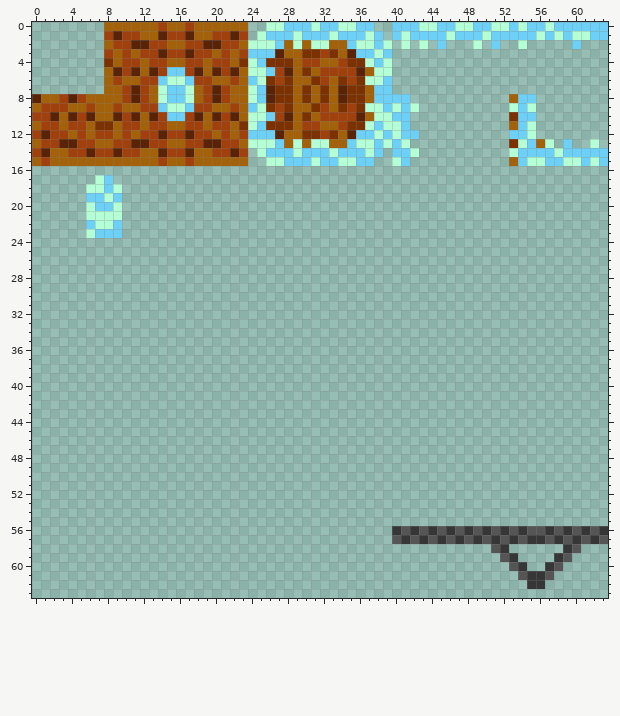
One commit to this pixel-art sprite: sprites/spr_map_tileset/59a2f0df-8a1e-41e2-87d5-6d1b824e0f55.png. Above, as it was before the edit.
The file is 64x64 pixels.
Once edited:
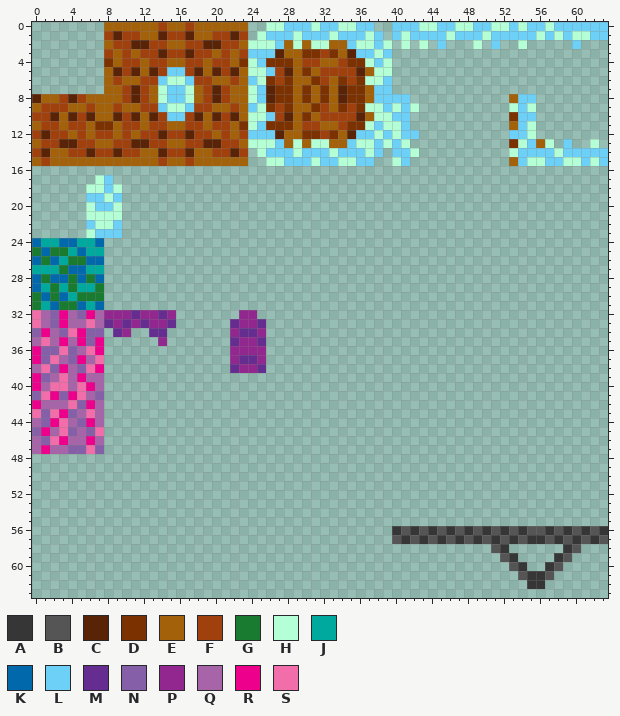
Palette (. is transparent): A #363636  B #555555  C #592307  D #7c3100  E #a3620a  F #a0410d  G #197b30  H #b5ffd6  J #00a99d  K #0068ab  L #6dd0f7  M #662d91  N #8560a9  P #92278f  Q #a864a9  R #ed008c  S #f16eaa
From old to new:
The edit adds colour G in row 25 at x 0 and 2 to 3; in row 26 at x 1 and 4 to 5; in row 27 at x 3; in row 28 at x 1, 4 and 6; in row 29 at x 2, 4 and 7; in row 30 at x 0, 2 and 5 to 7.
The edit adds colour G in row 31 at x 0 and 3 to 4.
The edit adds colour J in row 24 at x 1 to 2 and 5 to 6; in row 25 at x 4 and 6 to 7; in row 26 at x 3; in row 27 at x 0 to 2 and 6 to 7; in row 29 at x 1, 3 and 5 to 6; in row 30 at x 4.
The edit adds colour J in row 31 at x 1 and 6.
The edit adds colour K in row 24 at x 0, 3 to 4 and 7; in row 25 at x 1 and 5; in row 26 at x 0, 2 and 6 to 7; in row 27 at x 4 to 5; in row 28 at x 0, 2 to 3, 5 and 7; in row 29 at x 0.
The edit adds colour K in row 30 at x 1 and 3; in row 31 at x 2, 5 and 7.
The edit adds colour M in row 32 at x 11 and 14; in row 33 at x 8, 10, 12, 15, 22 and 25; in row 34 at x 9, 13 to 14 and 23 to 24; in row 35 at x 22 and 25; in row 37 at x 23 to 24; in row 38 at x 22 and 25.
The edit adds colour N in row 32 at x 2 and 5; in row 33 at x 2; in row 34 at x 0, 3 and 6 to 7; in row 35 at x 6; in row 36 at x 1 to 2 and 4; in row 37 at x 1 and 4.
The edit adds colour N in row 38 at x 2 and 5; in row 39 at x 1; in row 41 at x 0, 3 and 7; in row 42 at x 5; in row 43 at x 1 and 4; in row 44 at x 1 and 5.
The edit adds colour N in row 45 at x 0, 4 and 6; in row 46 at x 1; in row 47 at x 4 to 5 and 7.
The edit adds colour P in row 32 at x 8 to 10, 12 to 13, 15 and 23 to 24; in row 33 at x 9, 11, 13 to 14 and 23 to 24; in row 34 at x 10, 22 and 25; in row 35 at x 14 and 23 to 24; in row 36 at x 22 to 25; in row 37 at x 22 and 25.
The edit adds colour P in row 38 at x 23 to 24.
The edit adds colour Q in row 32 at x 1, 4 and 7; in row 33 at x 1, 4 to 5 and 7; in row 34 at x 2; in row 35 at x 0, 2 and 4; in row 36 at x 5; in row 37 at x 3 and 6.
The edit adds colour Q in row 38 at x 0 and 4; in row 39 at x 2, 4 and 6 to 7; in row 40 at x 1, 4 and 7; in row 41 at x 6; in row 42 at x 1 to 3 and 7; in row 43 at x 5 and 7.
The edit adds colour Q in row 44 at x 0, 4 and 7; in row 45 at x 2 and 5; in row 46 at x 0, 4 to 5 and 7; in row 47 at x 0 and 2 to 3.
The edit adds colour R in row 32 at x 3 and 6; in row 33 at x 3; in row 34 at x 1 and 5; in row 35 at x 3, 5 and 7; in row 36 at x 0 and 7; in row 37 at x 0 and 5.
The edit adds colour R in row 38 at x 3 and 7; in row 39 at x 0 and 5; in row 40 at x 0 and 6; in row 41 at x 2 and 4; in row 42 at x 0 and 6; in row 43 at x 3.
The edit adds colour R in row 44 at x 2 and 6; in row 45 at x 1; in row 46 at x 3 and 6; in row 47 at x 1.
The edit adds colour S in row 32 at x 0; in row 33 at x 0 and 6; in row 34 at x 4; in row 35 at x 1; in row 36 at x 3 and 6; in row 37 at x 2 and 7.
The edit adds colour S in row 38 at x 1 and 6; in row 39 at x 3; in row 40 at x 2 to 3 and 5; in row 41 at x 1 and 5; in row 42 at x 4; in row 43 at x 0, 2 and 6.
The edit adds colour S in row 44 at x 3; in row 45 at x 3 and 7; in row 46 at x 2; in row 47 at x 6.
Boxes around the changes in both pictures, in picture pixels (x1, y1, x2, y2):
added: (32, 238, 176, 454)
added: (230, 310, 266, 373)
